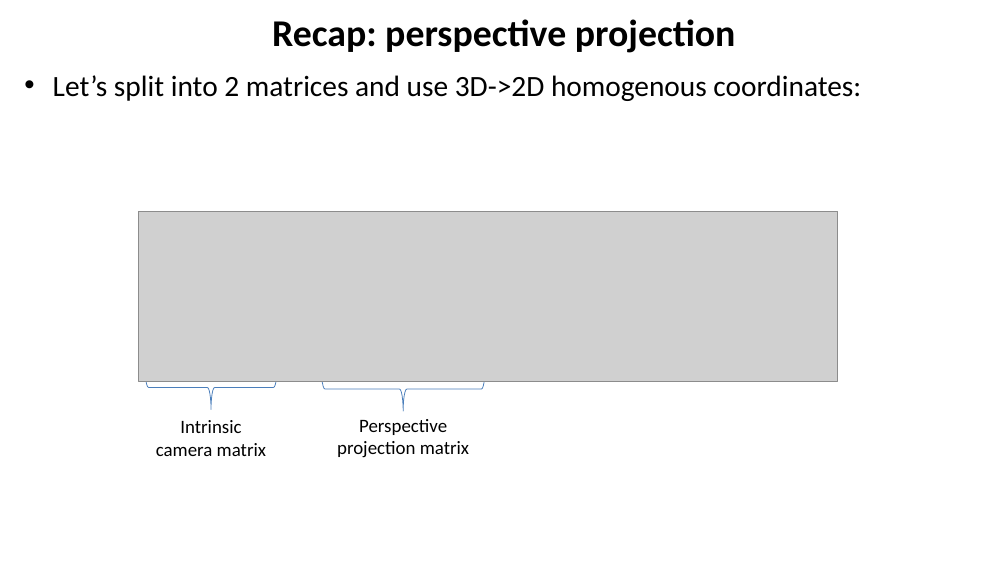
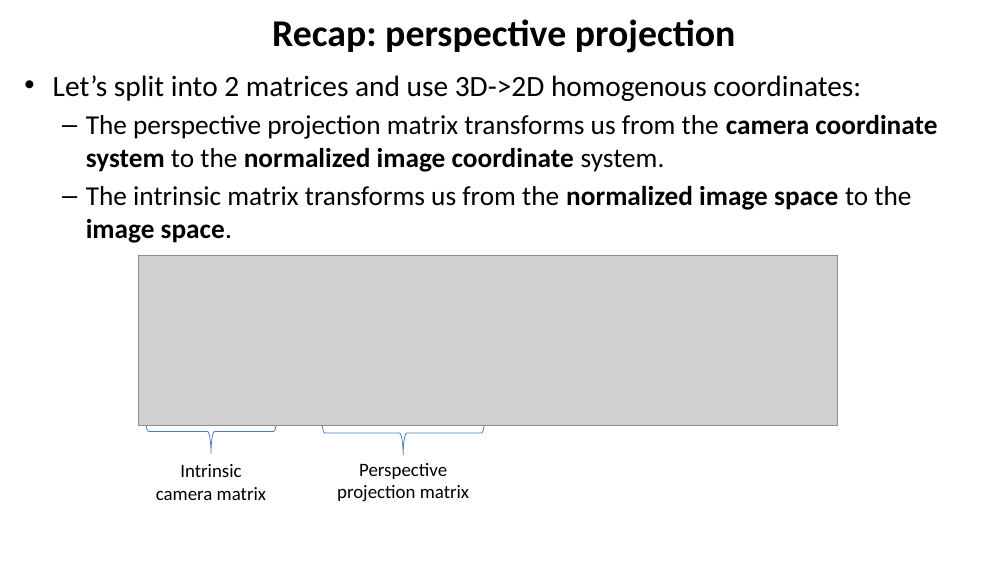
Before and after one commit to YoniChechik/AI_is_Math, a slide deck: slide 22 of c_07_camera_calibration/camera_calibration.pptx (slide 13 before the commit). Drawn at 1008x567 pixels with LibreOffice and Linux fonts; fonts in the diff are those of the drawing; grey boxes stand for pictures. Boxes give left, top, right and bottom in pixels: in the first picture for what was removed or moved away, otherwise in the second. Text is boxed around its words. In the diff, an @@ line names an element or a change of style, - is before the commit and + after.

```diff
--- a/c_07_camera_calibration/camera_calibration.pptx
+++ b/c_07_camera_calibration/camera_calibration.pptx
@@ text at (86, 115, 937, 243): paragraphs added @@
+  – The perspective projection matrix transforms us from the camera coordinate system to the normalized image coordinate system.
+  – The intrinsic matrix transforms us from the normalized image space to the image space.
@@ 2 texts, 2 left braces, 1 picture: place and size @@
-2 texts, 2 left braces, 1 picture at (138, 211, 838, 458)
+2 texts, 2 left braces, 1 picture at (138, 255, 838, 502)
```
Also in this commit, not shown: 13 other slides changed, 6 slides added, 3 slides removed, 12 other files.
